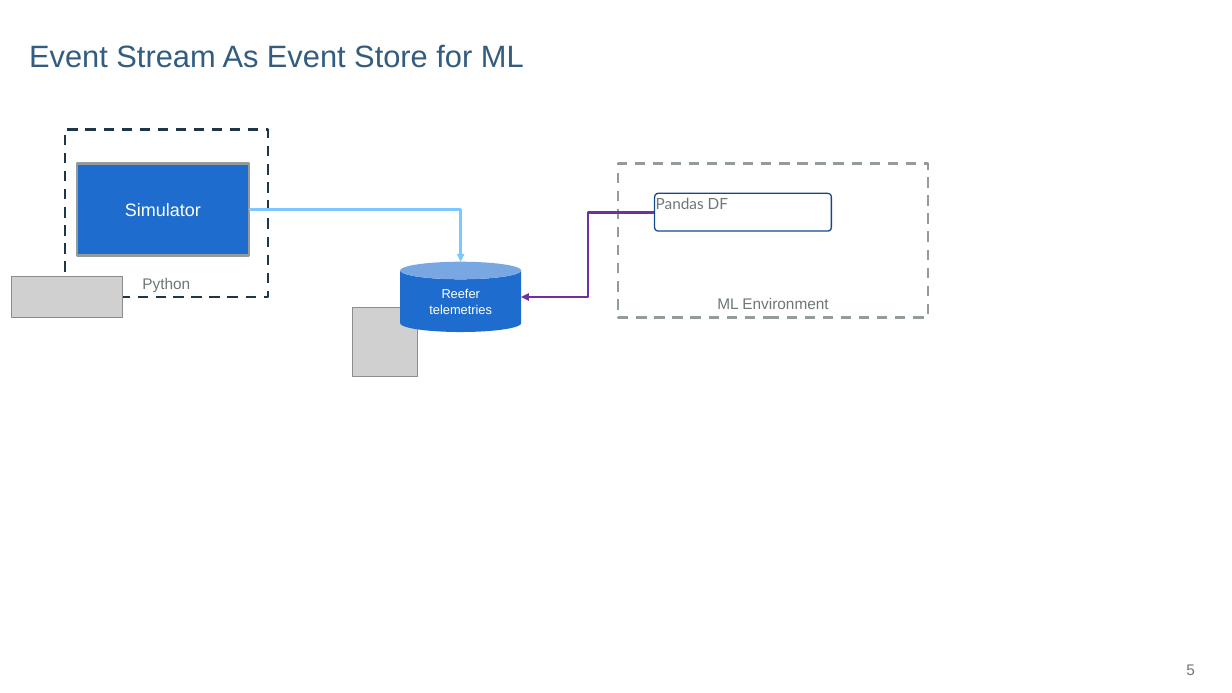
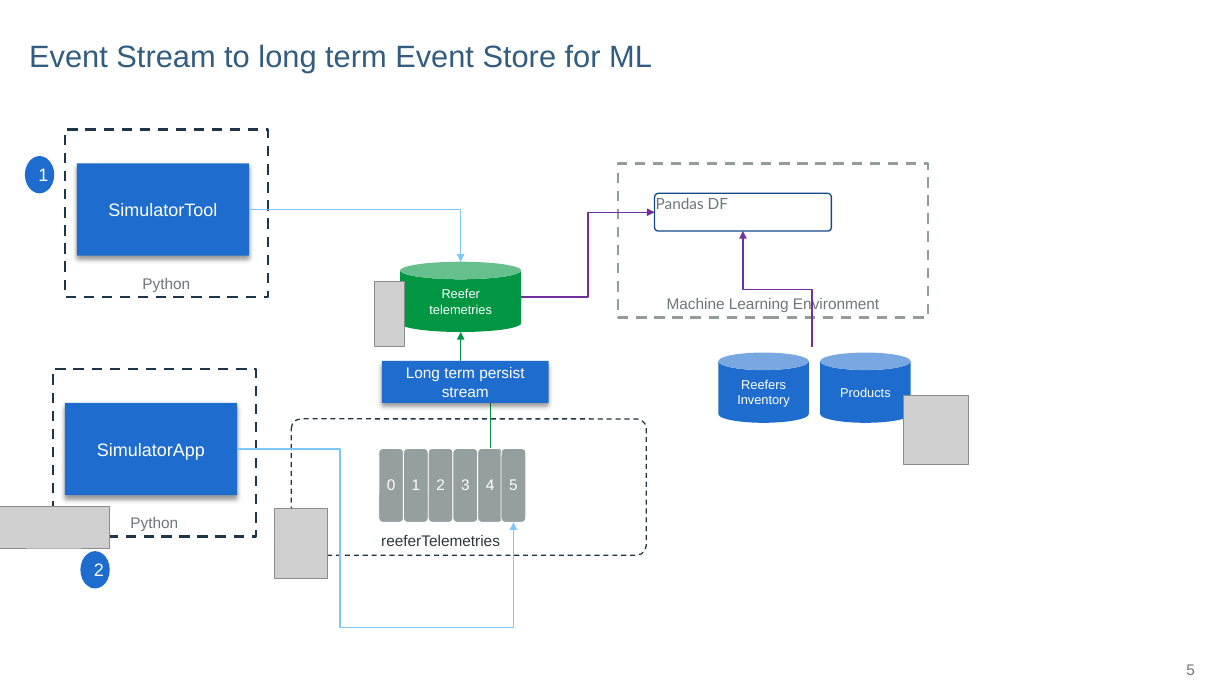
Before and after one commit to jbcodeforce/refarch-reefer-ml, a slide deck: slide 5 of diagrams.pptx. Drawn at 1232x693 pixels with LibreOffice and Linux fonts; fonts in the diff are those of the drawing; grey boxes stand for pictures; background and template pictures are left out. Boxes give left, top, right and bottom in pixels: in the first picture for what was removed or moved away, otherwise in the second. Text is boxed around its words. In the diff, an @@ line names an element or a change of style, - is before the commit and + after.

```diff
--- a/diagrams.pptx
+++ b/diagrams.pptx
@@ title at (29, 44, 652, 73): text changed @@
-Event Stream As Event Store for ML
+Event Stream to long term Event Store for ML
@@ ellipse added at (25, 156, 55, 193), fill #1E6DCE, 14 pt, text #FFFFFF @@
+1
@@ rectangle "SimulatorTool" at (77, 164, 249, 256): outline #949B9B 2 pt to none; shadow on @@
@@ text in rectangle at (108, 203, 217, 216): text changed @@
-Simulator
+SimulatorTool
@@ elbow arrow (250, 210) - (461, 262): stroke #7CC7FF 2 pt to #7CC7FF 1 pt @@
@@ elbow arrow (654, 213) - (521, 297): stroke #7030A0 2 pt to #7030A0 1 pt; arrowheads changed @@
@@ elbow arrow added from (812, 348) to (743, 231), #7030A0 1 pt @@
@@ cylinder "Reefer telemetries" at (400, 262, 521, 332): fill #1E6DCE to #009643 @@
@@ picture added at (374, 282, 404, 347) @@
@@ text in rectangle at (667, 297, 879, 313): text changed @@
-ML Environment
+Machine Learning Environment
@@ elbow arrow added from (490, 448) to (461, 332), #009643 1 pt @@
@@ cylinder added at (718, 353, 809, 423), fill #1E6DCE, 10 pt, text #FFFFFF @@
+Reefers Inventory
@@ cylinder added at (821, 353, 911, 423), fill #1E6DCE, 10 pt, text #FFFFFF @@
+Products
@@ rectangle added at (53, 370, 256, 537), outline #1D3649 2 pt dashed, 12 pt, text #6D7777 @@
+Python
@@ rectangle added at (382, 361, 549, 403), fill #1E6DCE, 12 pt, text #FFFFFF @@
+Long term persist stream
@@ rectangle added at (65, 403, 237, 495), fill #1E6DCE, 14 pt, text #FFFFFF @@
+SimulatorApp
@@ rounded rectangle added at (291, 419, 646, 555), outline #1D3649 1 pt dashed @@
@@ picture: place and size @@
-picture at (353, 308, 418, 376)
+picture at (904, 396, 969, 464)
@@ elbow arrow added from (238, 449) to (514, 522), #7CC7FF 1 pt @@
@@ rounded rectangle added at (379, 448, 404, 522), fill #959F9F, outline #FFFFFF 0.75 pt, 12 pt, text #FFFFFF @@
+0
@@ rounded rectangle added at (404, 448, 429, 522), fill #959F9F, outline #FFFFFF 0.75 pt, 12 pt, text #FFFFFF @@
+1
@@ rounded rectangle added at (429, 448, 454, 522), fill #959F9F, outline #FFFFFF 0.75 pt, 12 pt, text #FFFFFF @@
+2
@@ rounded rectangle added at (453, 448, 478, 522), fill #959F9F, outline #FFFFFF 0.75 pt, 12 pt, text #FFFFFF @@
+3
@@ rounded rectangle added at (478, 448, 503, 522), fill #959F9F, outline #FFFFFF 0.75 pt, 12 pt, text #FFFFFF @@
+4
@@ rounded rectangle added at (501, 448, 526, 522), fill #959F9F, outline #FFFFFF 0.75 pt, 12 pt, text #FFFFFF @@
+5
@@ picture: place and size @@
-picture at (12, 276, 123, 318)
+picture at (0, 507, 110, 549)
@@ picture added at (274, 508, 327, 579) @@
@@ text added at (381, 535, 500, 546), 12 pt, text #2E3838 @@
+reeferTelemetries
@@ ellipse added at (80, 552, 110, 589), fill #1E6DCE, 14 pt, text #FFFFFF @@
+2
```
Also in this commit, not shown: 1 other slide changed, 21 other files.
